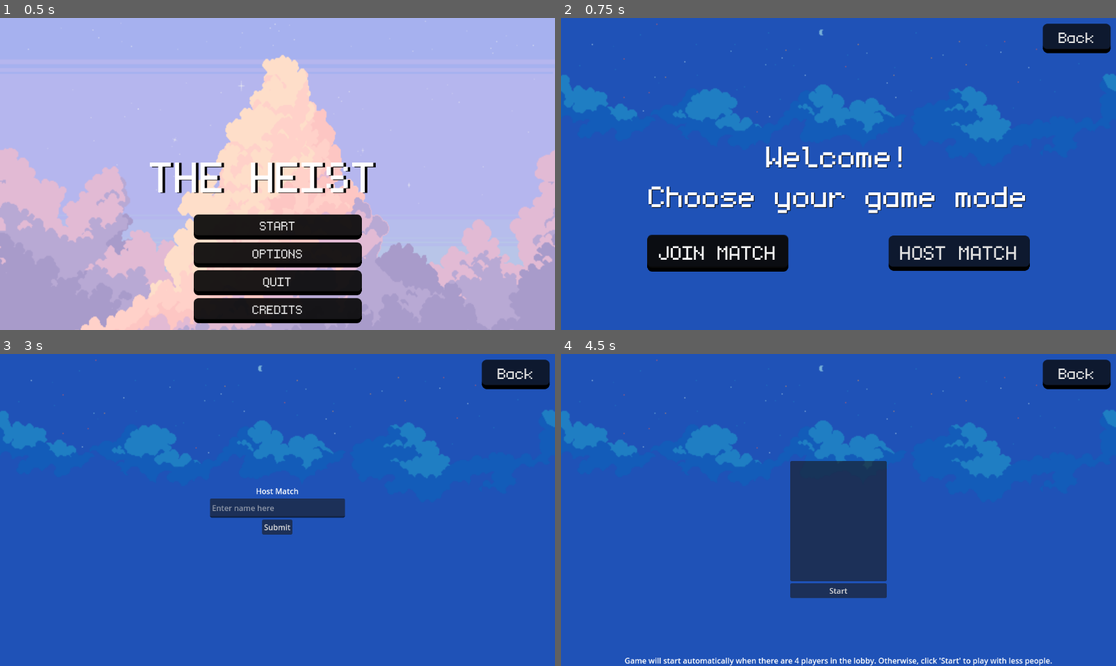
Above: before the commit, frames 1-4 (two rows, left to right).
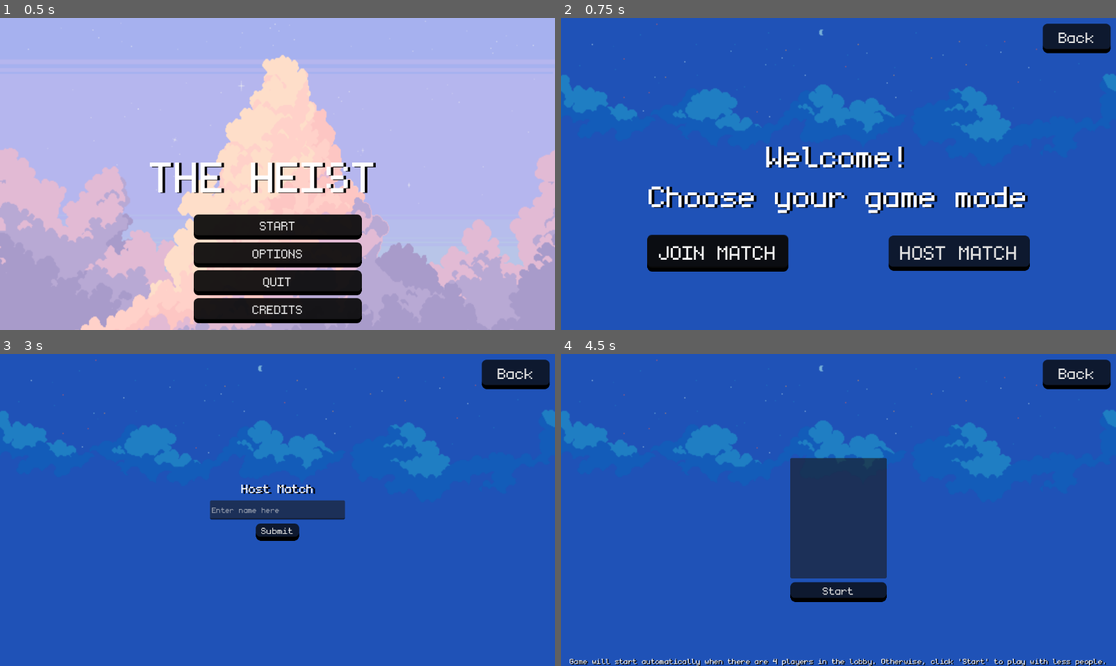
Above: after the commit, the same moments.

Repository: ChrisJacobs2/490-Senior-Capstone
Game: Godot game, scene res://start_menu.tscn
The game is run twice, just before and just after one commit, with the same random seed, the same clock (stepped at 60 frames per second) and the same inputs.
Inputs (mouse positions are in pixels of both pictures, inside the frame that each line leads up to):
- Up to frame 1 (0.5 s): no input
- Up to frame 2 (0.75 s): click "START" at 0.5 s
- Up to frame 3 (3 s): click "Back" at 1.25 s; click "START" at 2 s; click "HOST MATCH" at 2.75 s
- Up to frame 4 (4.5 s): click (838, 506) at 3.52 s; type "Alex" at 3.6 s; click "Submit" at 4.25 s

Frame 1 is identical in both runs. In frame 2, 1.1% of the frame differs, in the area x 15-85%, y 41-63%; in frame 3, 1.3%; in frame 4, 2.9%, in the area x 1-99%, y 33-100%.

Commit message:
stylized lobby scene

Diff:
--- a/Godot_Project/menus/lobby_menu.tscn
+++ b/Godot_Project/menus/lobby_menu.tscn
@@ -133,6 +133,21 @@
 Button/styles/hover = SubResource("StyleBoxFlat_5n1if")
 Button/styles/normal = SubResource("StyleBoxFlat_sbufc")
 Button/styles/pressed = SubResource("StyleBoxFlat_6l4fe")
+
+[sub_resource type="Theme" id="Theme_h1251"]
+Button/styles/hover = SubResource("StyleBoxFlat_dy55e")
+Button/styles/normal = SubResource("StyleBoxFlat_clgml")
+Button/styles/pressed = SubResource("StyleBoxFlat_d2c3b")
+
+[sub_resource type="Theme" id="Theme_sdovn"]
+Button/styles/hover = SubResource("StyleBoxFlat_dy55e")
+Button/styles/normal = SubResource("StyleBoxFlat_clgml")
+Button/styles/pressed = SubResource("StyleBoxFlat_d2c3b")
+
+[sub_resource type="Theme" id="Theme_8nmxt"]
+Button/styles/hover = SubResource("StyleBoxFlat_dy55e")
+Button/styles/normal = SubResource("StyleBoxFlat_clgml")
+Button/styles/pressed = SubResource("StyleBoxFlat_d2c3b")
 
 [node name="lobby_menu" type="Control"]
 layout_mode = 3
@@ -182,6 +197,7 @@
 grow_horizontal = 2
 grow_vertical = 2
 theme_override_colors/font_shadow_color = Color(0, 0, 0, 1)
+theme_override_constants/shadow_offset_x = 5
 theme_override_fonts/font = ExtResource("3_4m1du")
 theme_override_font_sizes/font_size = 100
 text = "Welcome!
@@ -241,27 +257,96 @@
 
 [node name="VBoxContainer" type="VBoxContainer" parent="lobby"]
 layout_mode = 2
+theme_override_constants/separation = 10
 alignment = 1
 
 [node name="PlayerList" type="ItemList" parent="lobby/VBoxContainer"]
 custom_minimum_size = Vector2(200, 250)
 layout_mode = 2
 size_flags_horizontal = 4
-theme_override_font_sizes/font_size = 25
+theme_override_fonts/font = ExtResource("3_4m1du")
+theme_override_font_sizes/font_size = 35
 
 [node name="StartGame" type="Button" parent="lobby/VBoxContainer"]
 custom_minimum_size = Vector2(200, 1)
 layout_mode = 2
 size_flags_horizontal = 4
+theme = SubResource("Theme_h1251")
+theme_override_fonts/font = ExtResource("3_4m1du")
+theme_override_font_sizes/font_size = 35
 text = "Start"
 
 [node name="Label" type="Label" parent="lobby"]
 layout_mode = 2
 size_flags_horizontal = 4
 size_flags_vertical = 8
+theme_override_colors/font_shadow_color = Color(0, 0, 0, 1)
+theme_override_constants/shadow_offset_x = 2
+theme_override_fonts/font = ExtResource("3_4m1du")
+theme_override_font_sizes/font_size = 25
 text = "Game will start automatically when there are 4 players in the lobby. Otherwise, click 'Start' to play with less people."
 
 [node name="Join Match" type="MarginContainer" parent="."]
+visible = false
+layout_mode = 1
+anchors_preset = 8
+anchor_left = 0.5
+anchor_top = 0.5
+anchor_right = 0.5
+anchor_bottom = 0.5
+offset_left = -144.0
+offset_top = -91.0
+offset_right = 140.0
+offset_bottom = 87.0
+grow_horizontal = 2
+grow_vertical = 2
+
+[node name="VBoxContainer" type="VBoxContainer" parent="Join Match"]
+layout_mode = 2
+size_flags_horizontal = 4
+size_flags_vertical = 4
+theme_override_constants/separation = 10
+
+[node name="Label" type="Label" parent="Join Match/VBoxContainer"]
+layout_mode = 2
+size_flags_horizontal = 4
+size_flags_vertical = 8
+theme_override_colors/font_shadow_color = Color(0, 0, 0, 1)
+theme_override_constants/shadow_offset_x = 5
+theme_override_fonts/font = ExtResource("3_4m1du")
+theme_override_font_sizes/font_size = 40
+text = " Join Match "
+
+[node name="nickname" type="LineEdit" parent="Join Match/VBoxContainer"]
+custom_minimum_size = Vector2(280, 40)
+layout_mode = 2
+size_flags_horizontal = 4
+size_flags_vertical = 8
+theme_override_fonts/font = ExtResource("3_4m1du")
+theme_override_font_sizes/font_size = 25
+placeholder_text = "Enter name here"
+max_length = 20
+
+[node name="ipaddress" type="LineEdit" parent="Join Match/VBoxContainer"]
+custom_minimum_size = Vector2(280, 40)
+layout_mode = 2
+size_flags_horizontal = 4
+size_flags_vertical = 8
+theme_override_fonts/font = ExtResource("3_4m1du")
+theme_override_font_sizes/font_size = 25
+placeholder_text = "Enter ip address here"
+max_length = 20
+
+[node name="Submit" type="Button" parent="Join Match/VBoxContainer"]
+layout_mode = 2
+size_flags_horizontal = 4
+size_flags_vertical = 8
+theme = SubResource("Theme_sdovn")
+theme_override_fonts/font = ExtResource("3_4m1du")
+theme_override_font_sizes/font_size = 30
+text = " Submit "
+
+[node name="Host Match" type="MarginContainer" parent="."]
 visible = false
 layout_mode = 1
 anchors_preset = 8
@@ -276,78 +361,40 @@
 grow_horizontal = 2
 grow_vertical = 2
 
-[node name="VBoxContainer" type="VBoxContainer" parent="Join Match"]
+[node name="VBoxContainer" type="VBoxContainer" parent="Host Match"]
 layout_mode = 2
 size_flags_horizontal = 4
 size_flags_vertical = 4
-
-[node name="Label" type="Label" parent="Join Match/VBoxContainer"]
-layout_mode = 2
-size_flags_horizontal = 4
-size_flags_vertical = 8
-text = " Join Match "
-
-[node name="nickname" type="LineEdit" parent="Join Match/VBoxContainer"]
+theme_override_constants/separation = 10
+
+[node name="Label" type="Label" parent="Host Match/VBoxContainer"]
+layout_mode = 2
+size_flags_horizontal = 4
+size_flags_vertical = 8
+theme_override_colors/font_shadow_color = Color(0, 0, 0, 1)
+theme_override_constants/shadow_offset_x = 5
+theme_override_fonts/font = ExtResource("3_4m1du")
+theme_override_font_sizes/font_size = 40
+text = " Host Match "
+
+[node name="nickname" type="LineEdit" parent="Host Match/VBoxContainer"]
 custom_minimum_size = Vector2(280, 40)
 layout_mode = 2
 size_flags_horizontal = 4
 size_flags_vertical = 8
+theme_override_fonts/font = ExtResource("3_4m1du")
+theme_override_font_sizes/font_size = 25
 placeholder_text = "Enter name here"
 max_length = 20
 
-[node name="ipaddress" type="LineEdit" parent="Join Match/VBoxContainer"]
-custom_minimum_size = Vector2(280, 40)
-layout_mode = 2
-size_flags_horizontal = 4
-size_flags_vertical = 8
-placeholder_text = "Enter ip address here"
-max_length = 20
-
-[node name="Submit" type="Button" parent="Join Match/VBoxContainer"]
-layout_mode = 2
-size_flags_horizontal = 4
-size_flags_vertical = 8
-text = "Submit"
-
-[node name="Host Match" type="MarginContainer" parent="."]
-visible = false
-layout_mode = 1
-anchors_preset = 8
-anchor_left = 0.5
-anchor_top = 0.5
-anchor_right = 0.5
-anchor_bottom = 0.5
-offset_left = -140.0
-offset_top = -73.0
-offset_right = 140.0
-offset_bottom = 73.0
-grow_horizontal = 2
-grow_vertical = 2
-
-[node name="VBoxContainer" type="VBoxContainer" parent="Host Match"]
-layout_mode = 2
-size_flags_horizontal = 4
-size_flags_vertical = 4
-
-[node name="Label" type="Label" parent="Host Match/VBoxContainer"]
-layout_mode = 2
-size_flags_horizontal = 4
-size_flags_vertical = 8
-text = " Host Match "
-
-[node name="nickname" type="LineEdit" parent="Host Match/VBoxContainer"]
-custom_minimum_size = Vector2(280, 40)
-layout_mode = 2
-size_flags_horizontal = 4
-size_flags_vertical = 8
-placeholder_text = "Enter name here"
-max_length = 20
-
 [node name="Submit" type="Button" parent="Host Match/VBoxContainer"]
 layout_mode = 2
 size_flags_horizontal = 4
 size_flags_vertical = 8
-text = "Submit"
+theme = SubResource("Theme_8nmxt")
+theme_override_fonts/font = ExtResource("3_4m1du")
+theme_override_font_sizes/font_size = 30
+text = " Submit "
 
 [connection signal="pressed" from="BackButton" to="." method="_on_back_button_pressed"]
 [connection signal="pressed" from="HBoxContainer/JoinButton" to="." method="_on_join_button"]
Not shown: 1 places in Godot_Project/menus/lobby_menu.tscn that only renumber resources
